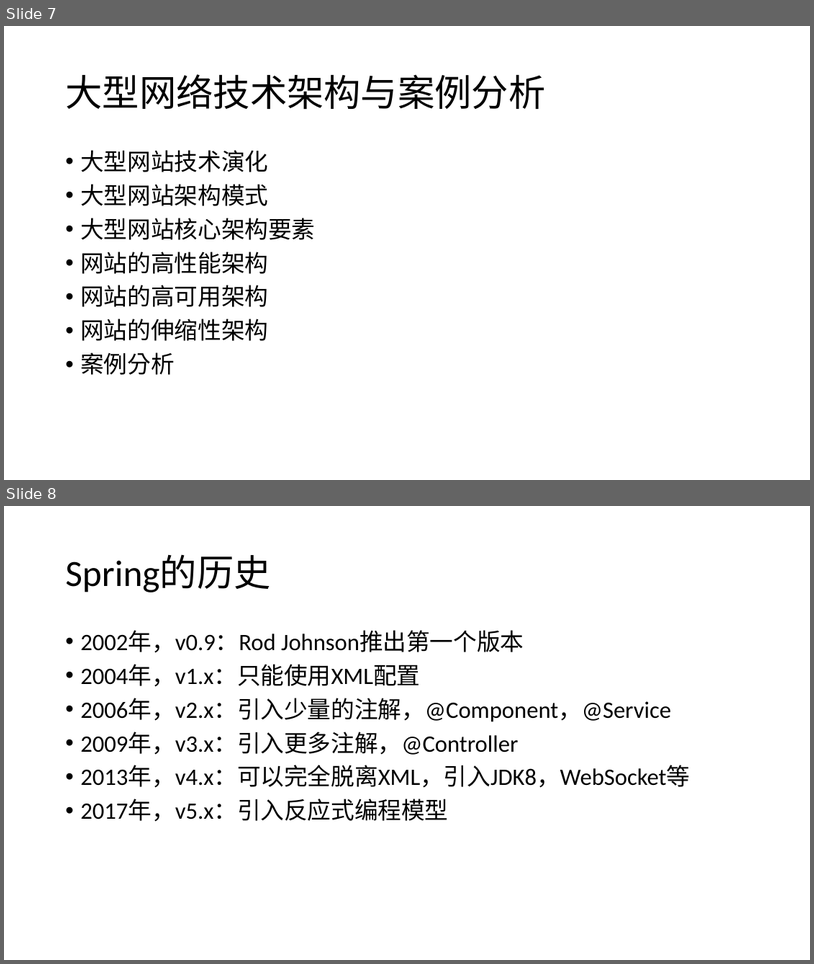
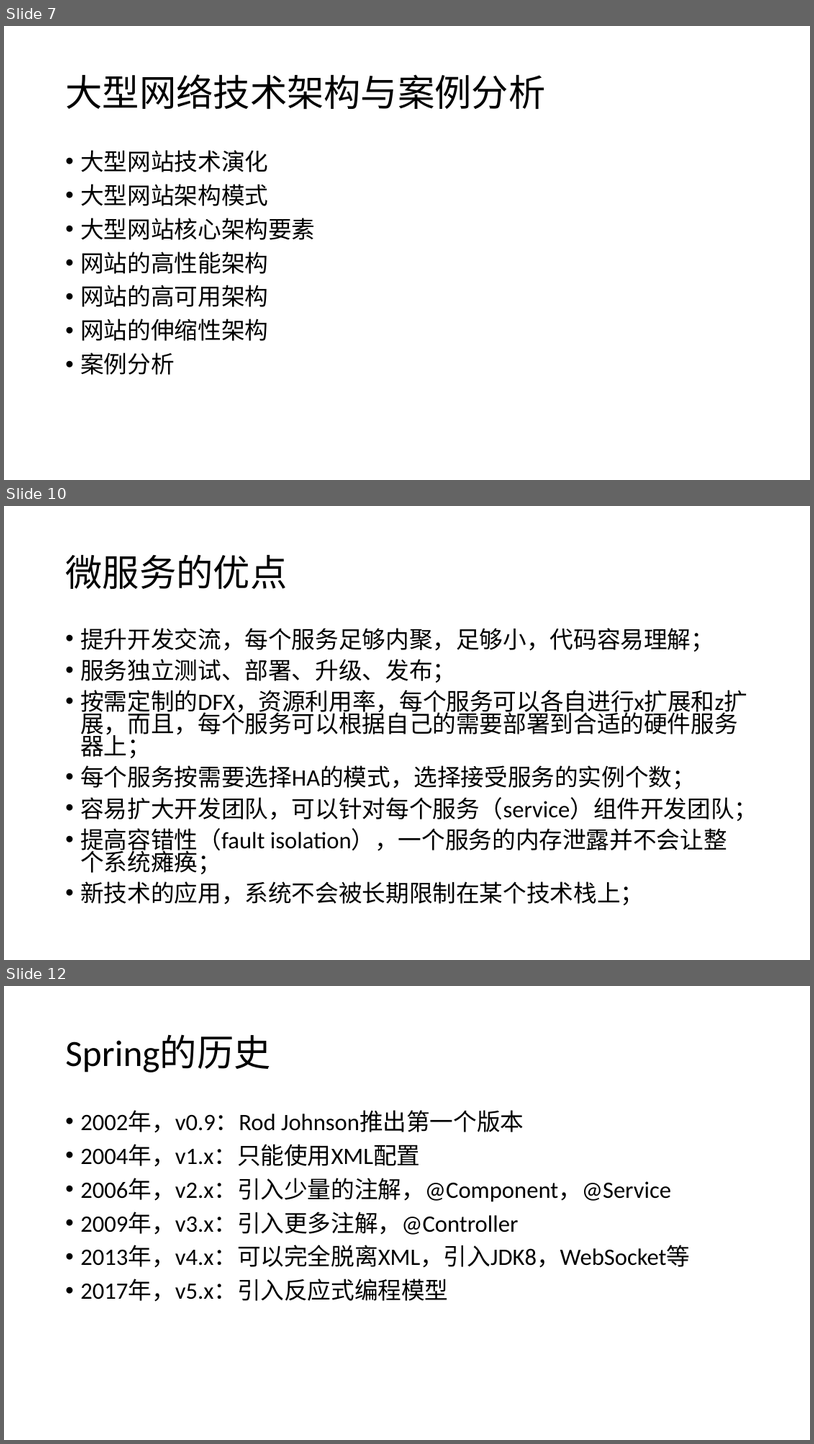
Before and after one commit to airuitian/MicroService, a slide deck: springboot/SpringBoot-1.pptx. Shown one above the other, each under a label of ours: slides 7 and 8 before the commit, slides 7, 10 and 12 after it; the slides between them are not shown. The pictures are 814x964 and 814x1444 pixels, drawn with LibreOffice and Linux fonts; fonts in the diff are those of the drawing. Boxes give left, top, right and bottom in pixels: in the first picture for what was removed or moved away, otherwise in the second. Text is boxed around its words. In the diff, an @@ line names an element or a change of style, - is before the commit and + after.

```diff
--- a/springboot/SpringBoot-1.pptx
+++ b/springboot/SpringBoot-1.pptx
@@ slide 10 added at bbox=[4, 506, 810, 960], background #FFFFFF @@
@@ title added at bbox=[65, 555, 287, 589], 44 pt, text #000000 @@
+微服务的优点
@@ text added at bbox=[80, 628, 758, 905], 28 pt, text #000000 @@
+• 提升开发交流，每个服务足够内聚，足够小，代码容易理解；
+• 服务独立测试、部署、升级、发布；
+• 按需定制的DFX，资源利用率，每个服务可以各自进行x扩展和z扩展，而且，每个服务可以根据自己的需要部署到合适的硬件服务器上；
+• 每个服务按需要选择HA的模式，选择接受服务的实例个数；
+• 容易扩大开发团队，可以针对每个服务（service）组件开发团队；
+• 提高容错性（fault isolation），一个服务的内存泄露并不会让整个系统瘫痪；
+• 新技术的应用，系统不会被长期限制在某个技术栈上；
@@ what was slide 8 is now slide 12 @@
```
Also in this commit, not shown: 5 slides changed, 7 other slides added, 12 other files.
